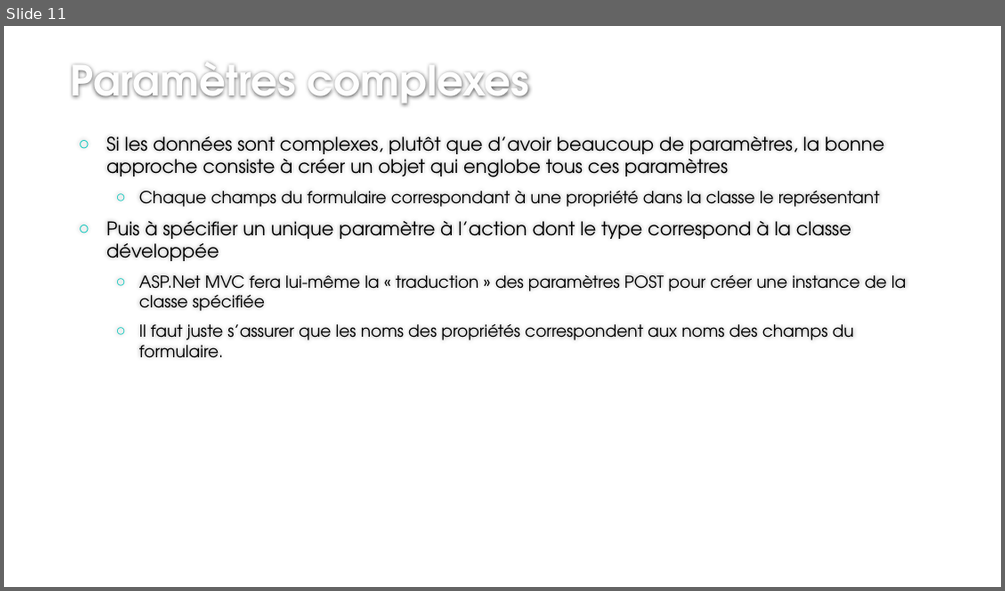
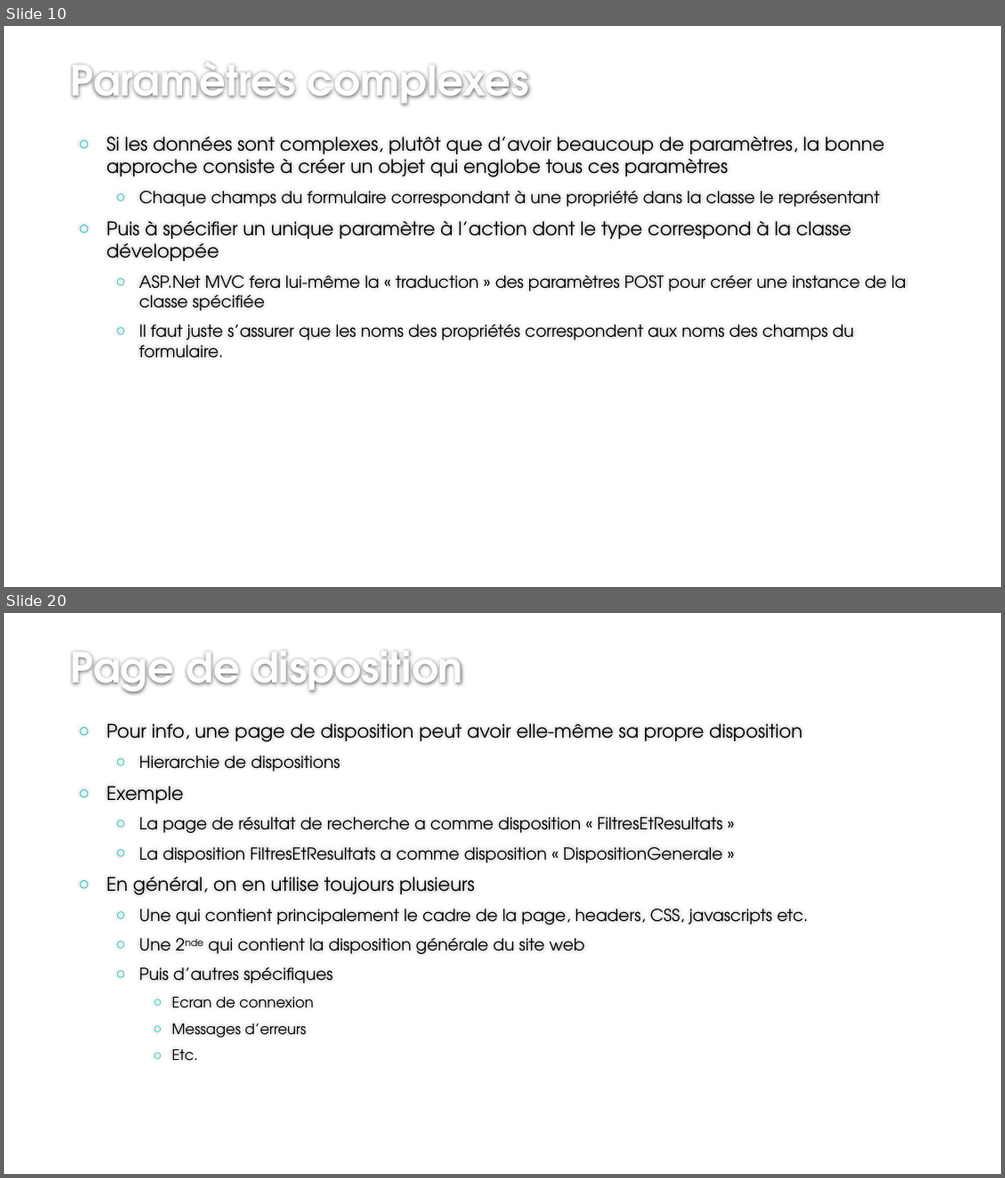
Before and after one commit to jcchalte/PresentationsCCI, a slide deck: 2018-2019/C#/ASP.Net/Cours 2/Introduction au développement Web en ASP - 5 .pptx. Shown one above the other, each under a label of ours: slide 11 before the commit, slides 10 and 20 after it; the slides between them are not shown. The pictures are 1005x591 and 1005x1178 pixels, drawn with LibreOffice and Linux fonts; fonts in the diff are those of the drawing; background and template pictures are left out. Boxes give left, top, right and bottom in pixels: in the first picture for what was removed or moved away, otherwise in the second. Text is boxed around its words. In the diff, an @@ line names an element or a change of style, - is before the commit and + after.

Commit message:
Ajouts page disposition et AJAX

```diff
--- a/2018-2019/C#/ASP.Net/Cours 2/Introduction au développement Web en ASP - 5 .pptx
+++ b/2018-2019/C#/ASP.Net/Cours 2/Introduction au développement Web en ASP - 5 .pptx
@@ slide 20 added at (x1=4, y1=613, x2=1001, y2=1174), background #FFFFFF @@
@@ title added at (x1=71, y1=651, x2=463, y2=694), 40 pt, text #FEFEFE, bold @@
+Page de disposition
@@ text added at (x1=106, y1=723, x2=808, y2=1061), 16 pt, text #000000 @@
+○ Pour info, une page de disposition peut avoir elle-même sa propre disposition
+  ○ Hierarchie de dispositions
+○ Exemple
+  ○ La page de résultat de recherche a comme disposition « FiltresEtResultats »
+  ○ La disposition FiltresEtResultats a comme disposition « DispositionGenerale »
+○ En général, on en utilise toujours plusieurs
+  ○ Une qui contient principalement le cadre de la page, headers, CSS, javascripts etc.
+  ○ Une 2nde qui contient la disposition générale du site web
+  ○ Puis d’autres spécifiques
+    ○ Ecran de connexion
+    ○ Messages d’erreurs
+    ○ Etc.
@@ what was slide 11 is now slide 10 @@
```
Also in this commit, not shown: 1 slide changed, 13 other slides added, 1 slide removed.
